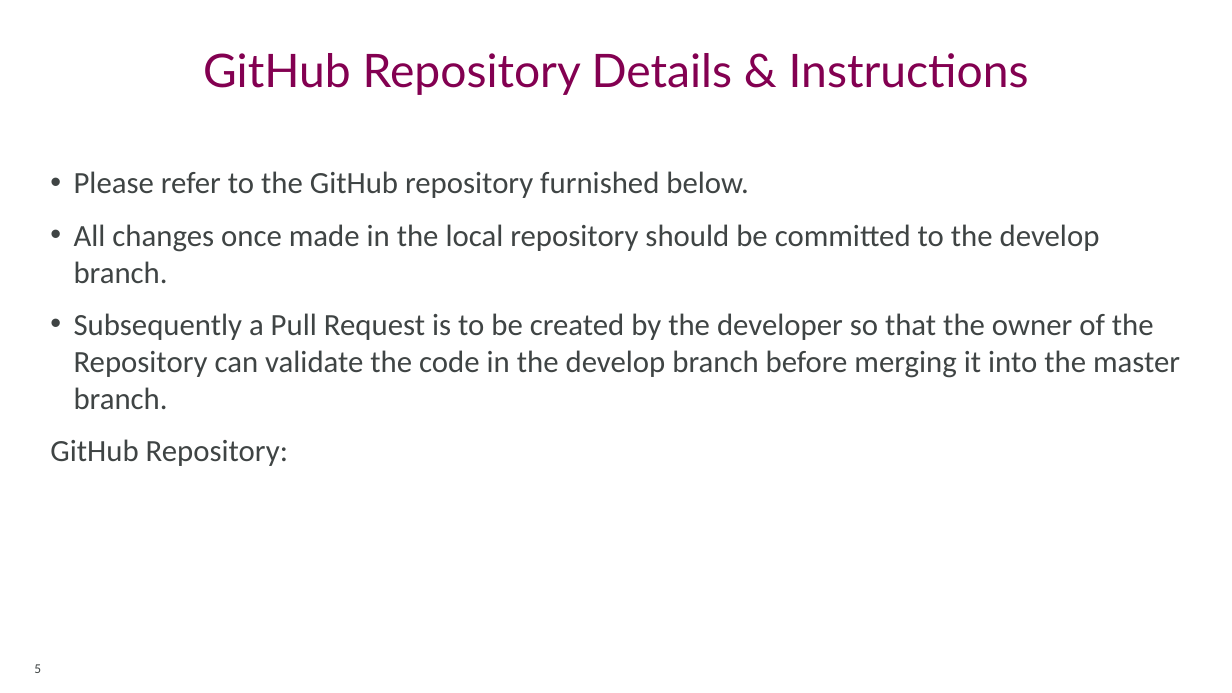
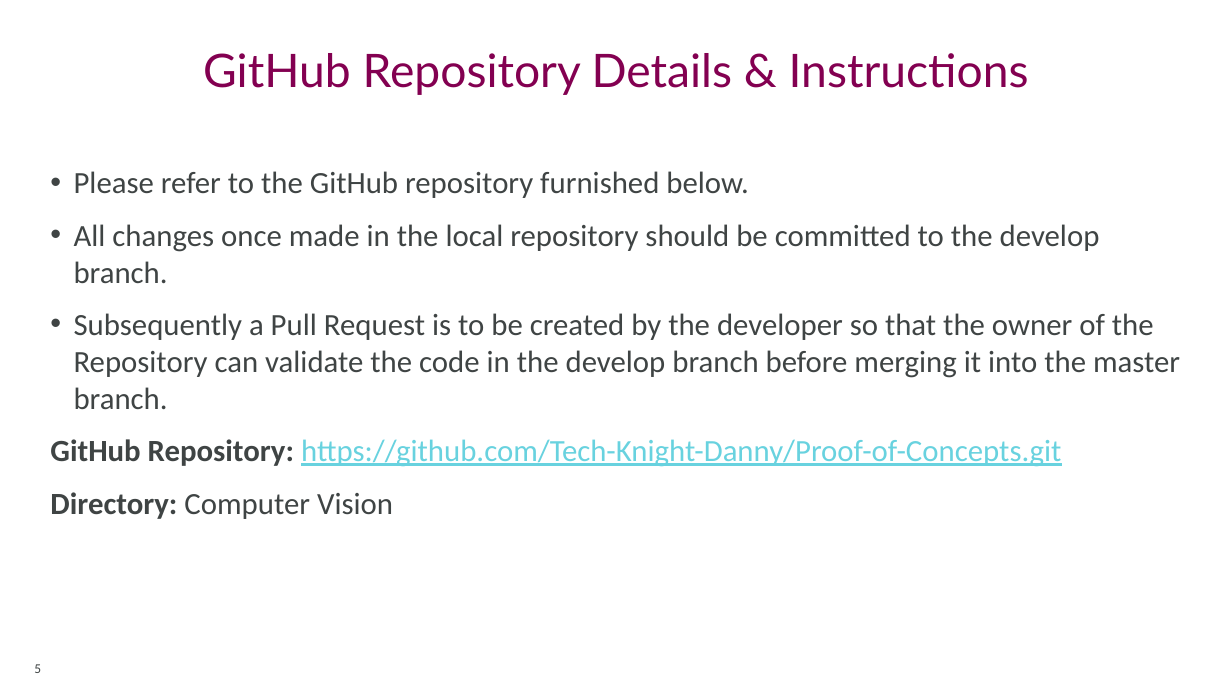
Before and after one commit to BennyDanielT/Proof-of-Concepts, a slide deck: slide 5 of Computer_Vision/Computer_Vision_Game_Plan.pptx. Drawn at 1232x693 pixels with LibreOffice and Linux fonts; fonts in the diff are those of the drawing; background and template pictures are left out. Boxes give left, top, right and bottom in pixels: in the first picture for what was removed or moved away, otherwise in the second. Text is boxed around its words. In the diff, an @@ line names an element or a change of style, - is before the commit and + after.

Commit message:
Try 3

```diff
--- a/Computer_Vision/Computer_Vision_Game_Plan.pptx
+++ b/Computer_Vision/Computer_Vision_Game_Plan.pptx
@@ text at (x1=50, y1=439, x2=1061, y2=519): text changed; text colour #3F4444 to #68D2DF @@
-GitHub Repository:
+GitHub Repository: https://github.com/Tech-Knight-Danny/Proof-of-Concepts.git
+Directory: Computer Vision
```
Also in this commit, not shown: 2 other slides changed.
